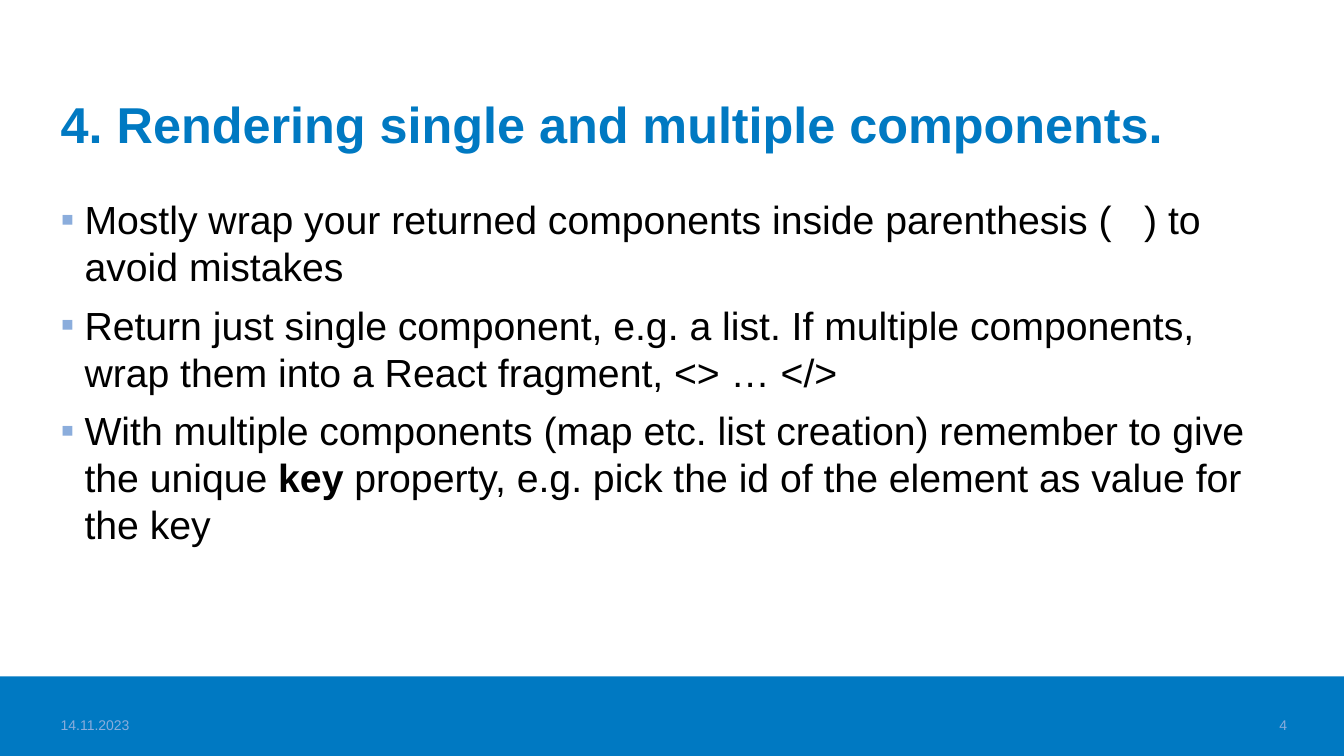
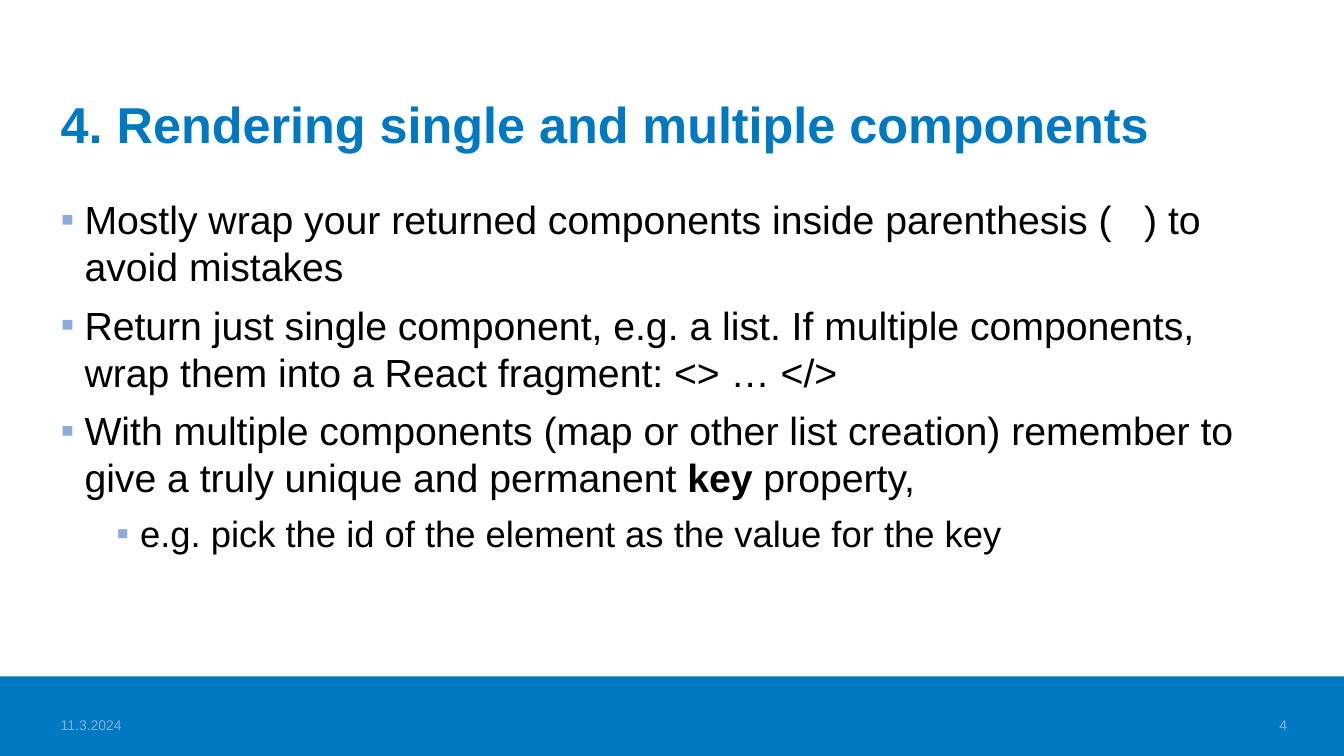
Before and after one commit to haagahelia/ohke-teknologiat, a slide deck: slide 4 of 05_frontend/Frontend_VideoTopics.pptx. Drawn at 1344x756 pixels with LibreOffice and Linux fonts; fonts in the diff are those of the drawing; background and template pictures are left out. Boxes give left, top, right and bottom in pixels: in the first picture for what was removed or moved away, otherwise in the second. Text is boxed around its words. In the diff, an @@ line names an element or a change of style, - is before the commit and + after.

```diff
--- a/05_frontend/Frontend_VideoTopics.pptx
+++ b/05_frontend/Frontend_VideoTopics.pptx
@@ title at (x1=61, y1=106, x2=1148, y2=153): text changed @@
-4. Rendering single and multiple components.
+4. Rendering single and multiple components
@@ text at (x1=85, y1=311, x2=1234, y2=555): text changed @@
-▪ Return just single component, e.g. a list. If multiple components, wrap them into a React fragment, <> … </>
-▪ With multiple components (map etc. list creation) remember to give the unique key property, e.g. pick the id of the element as value for the key
+▪ Return just single component, e.g. a list. If multiple components, wrap them into a React fragment: <> … </>
+▪ With multiple components (map or other list creation) remember to give a truly unique and permanent key property,
+  ▪ e.g. pick the id of the element as the value for the key
@@ text at (x1=61, y1=720, x2=122, y2=730): text changed @@
-14.11.2023
+11.3.2024
```
Also in this commit, not shown: 15 other slides changed, 1 other file.
